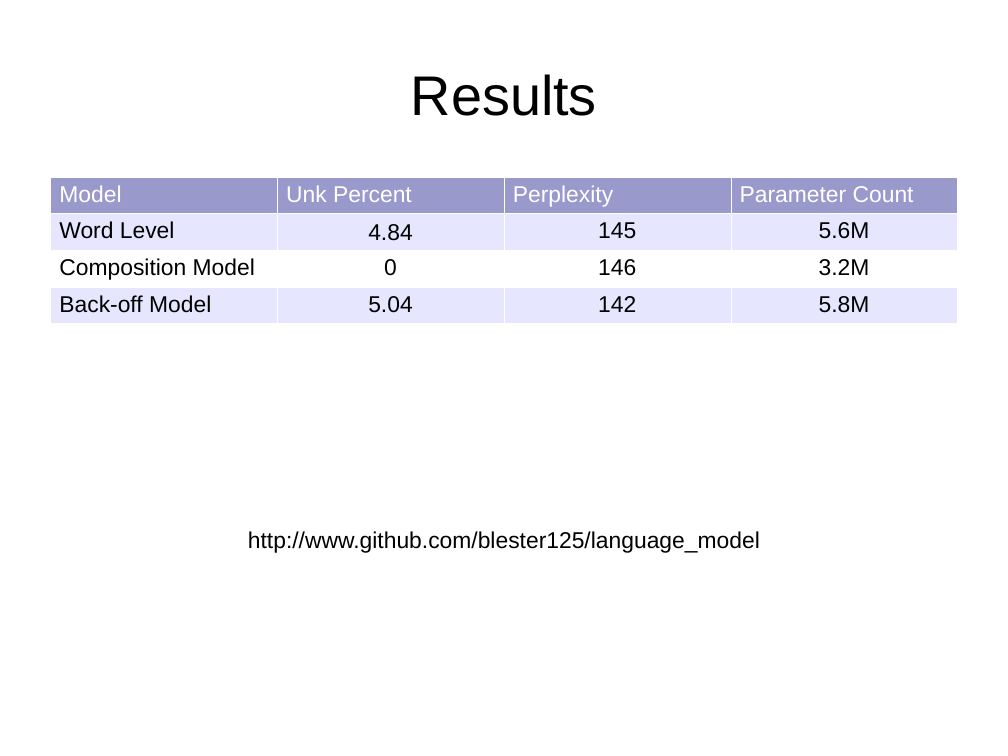
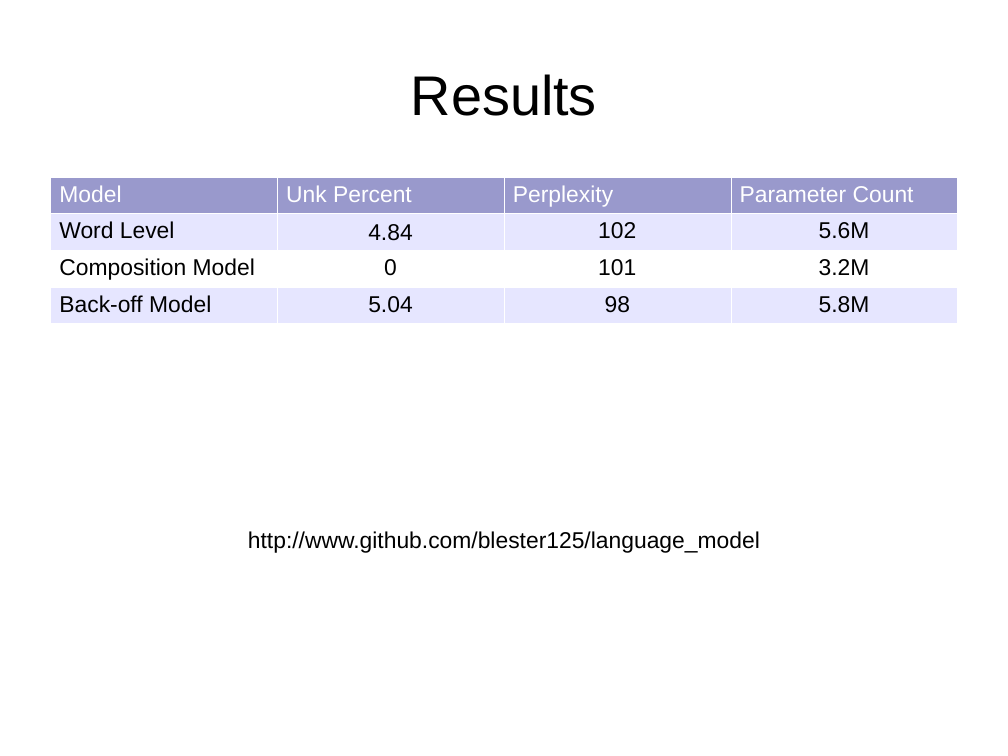
Before and after one commit to blester125/language_model, a slide deck: slide 11 of PyDataLightningBrianLester.odp. Drawn at 1008x756 pixels with LibreOffice and Linux fonts; fonts in the diff are those of the drawing. Boxes give left, top, right and bottom in pixels: in the first picture for what was removed or moved away, otherwise in the second. Text is boxed around its words. In the diff, an @@ line names an element or a change of style, - is before the commit and + after.

Commit message:
Updated results

```diff
--- a/PyDataLightningBrianLester.odp
+++ b/PyDataLightningBrianLester.odp
@@ table at (x1=50, y1=177, x2=958, y2=317) @@
-row 2, column 3: 145
+row 2, column 3: 102
-row 3, column 3: 146
+row 3, column 3: 101
-row 4, column 3: 142
+row 4, column 3: 98
```
Also in this commit, not shown: 1 other file.
